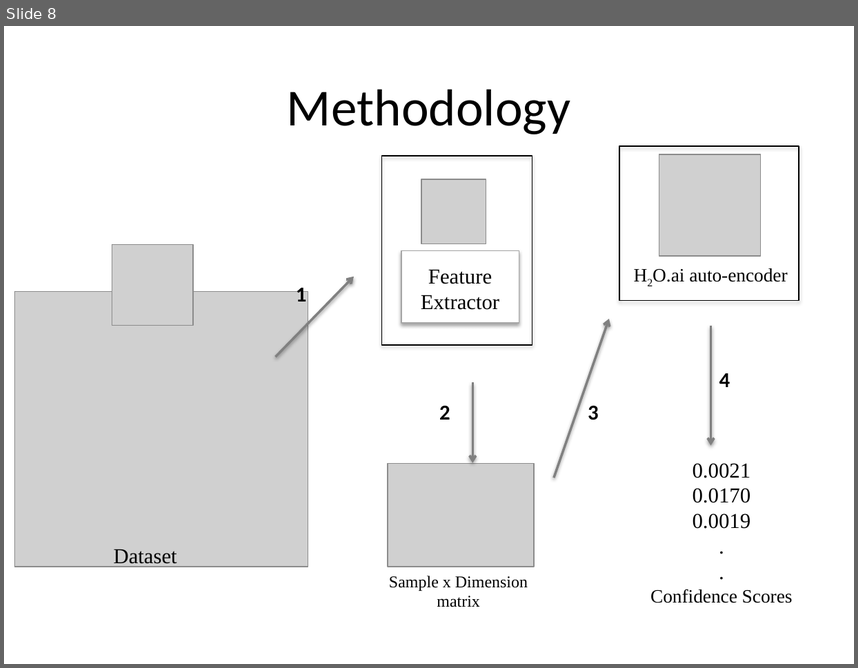
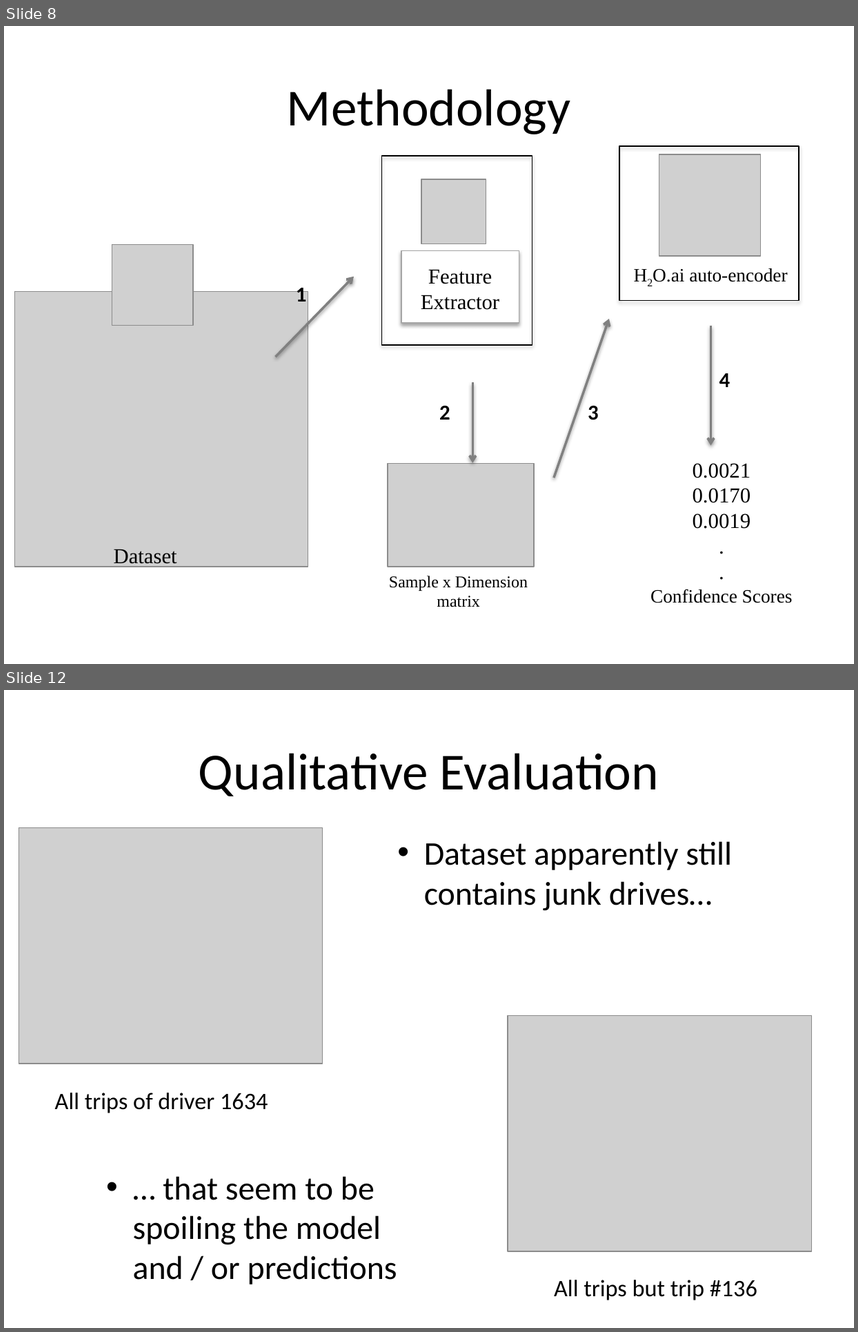
Before and after one commit to peterschrott/axa-driver-telematics, a slide deck: report/02-presentation/presentation.pptx. Shown one above the other, each under a label of ours: slide 8 before the commit, slides 8 and 12 after it; the slides between them are not shown. The pictures are 858x668 and 858x1332 pixels, drawn with LibreOffice and Linux fonts; fonts in the diff are those of the drawing; grey boxes stand for pictures. Boxes give left, top, right and bottom in pixels: in the first picture for what was removed or moved away, otherwise in the second. Text is boxed around its words. In the diff, an @@ line names an element or a change of style, - is before the commit and + after.

```diff
--- a/report/02-presentation/presentation.pptx
+++ b/report/02-presentation/presentation.pptx
@@ slide 12 added at (4, 690, 854, 1328), background #FFFFFF @@
@@ title added at (199, 753, 659, 796), 44 pt, text #000000 @@
+Qualitative Evaluation
@@ picture added at (18, 828, 322, 1063) @@
@@ text added at (424, 841, 732, 911), 28 pt, text #000000 @@
+• Dataset apparently still contains junk drives…
@@ picture added at (508, 1016, 811, 1251) @@
@@ text added at (55, 1092, 268, 1113), 20 pt, text #000000 @@
+All trips of driver 1634
@@ text added at (133, 1176, 397, 1284), 28 pt, text #000000 @@
+• … that seem to be spoiling the model and / or predictions
@@ text added at (554, 1279, 757, 1300), 20 pt, text #000000 @@
+All trips but trip #136
```
Also in this commit, not shown: 1 slide changed, 8 other slides added, 1 slide removed.
